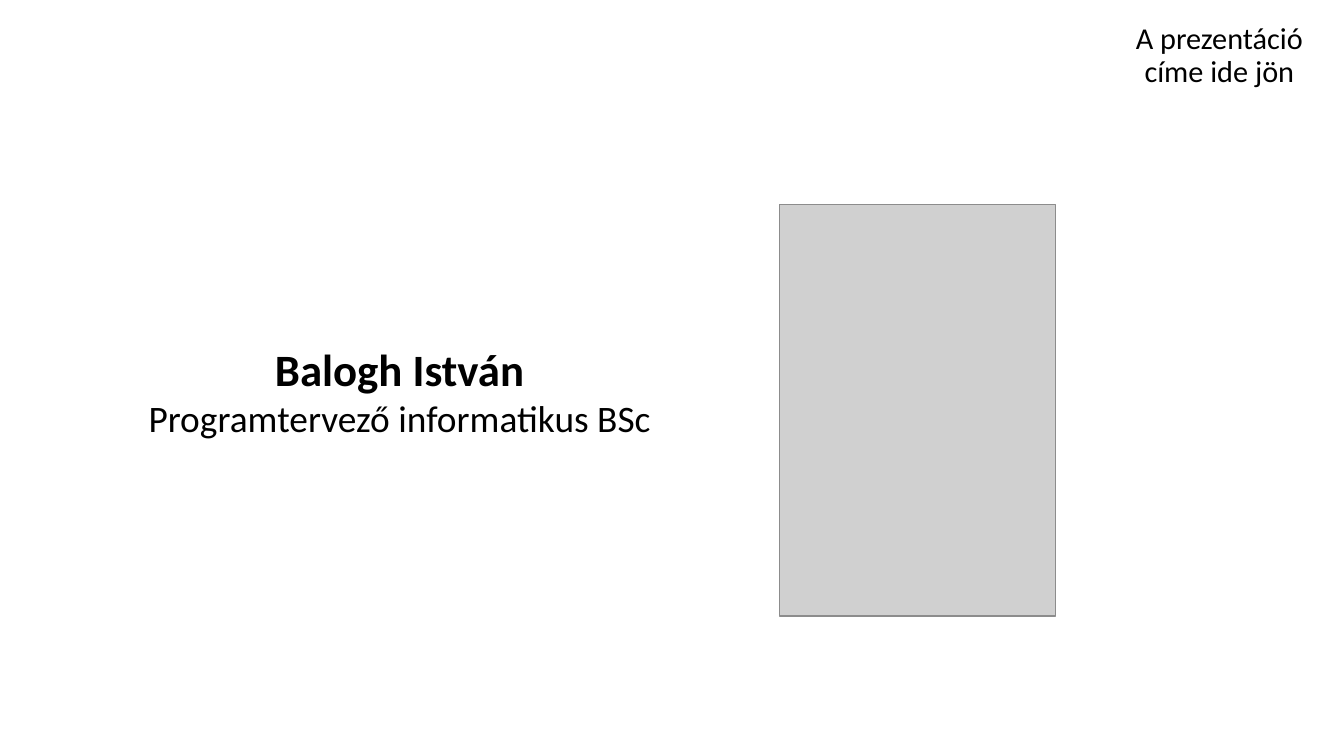
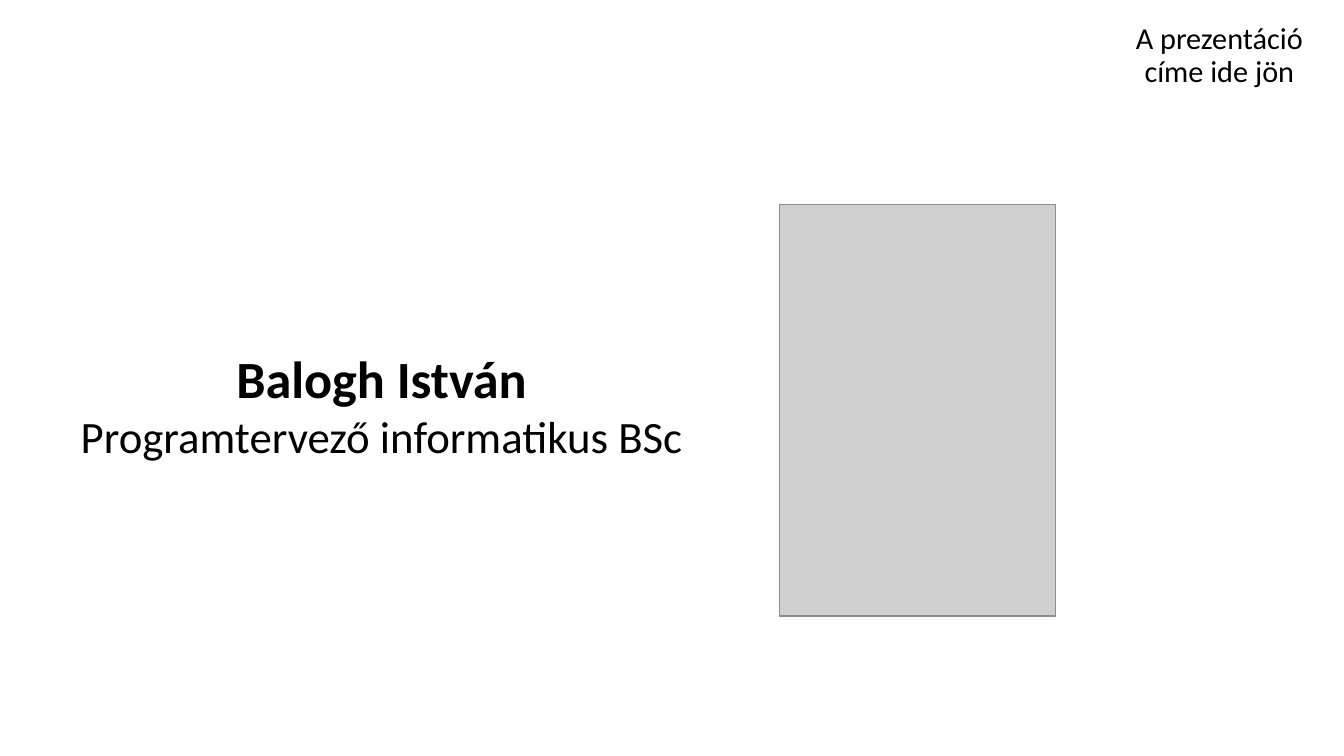
Before and after one commit to schonherz-java-ee-2016-summer/project, a slide deck: slide 2 of presentations/landing/Balogh_Istvan/Balogh_Istvan_prezentacio.pptx. Drawn at 1344x756 pixels with LibreOffice and Linux fonts; fonts in the diff are those of the drawing; grey boxes stand for pictures; background and template pictures are left out. Boxes give left, top, right and bottom in pixels: in the first picture for what was removed or moved away, otherwise in the second. Text is boxed around its words. In the diff, an @@ line names an element or a change of style, - is before the commit and + after.

```diff
--- a/presentations/landing/Balogh_Istvan/Balogh_Istvan_prezentacio.pptx
+++ b/presentations/landing/Balogh_Istvan/Balogh_Istvan_prezentacio.pptx
@@ text "Balogh István": place and size @@
-text "Balogh István" at bbox=[149, 354, 650, 439]
+text "Balogh István" at bbox=[81, 361, 682, 461]
@@ text "Balogh István" at bbox=[81, 361, 682, 461]: size 24 to 28 pt in "Balogh István"; size 20 to 24 pt in "Programtervező informatikus BSc" @@
```
Also in this commit, not shown: 7 other slides changed.
